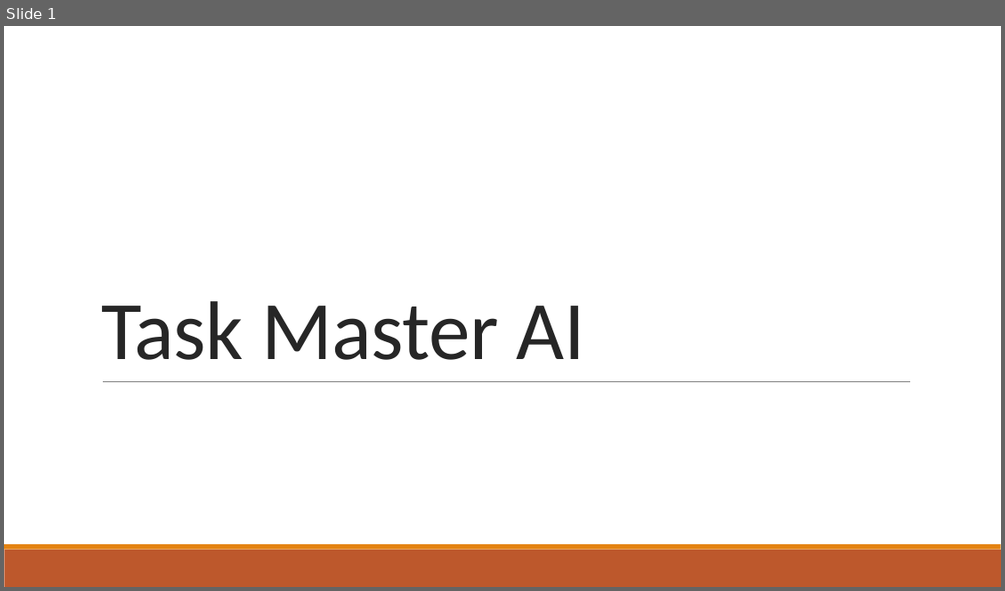
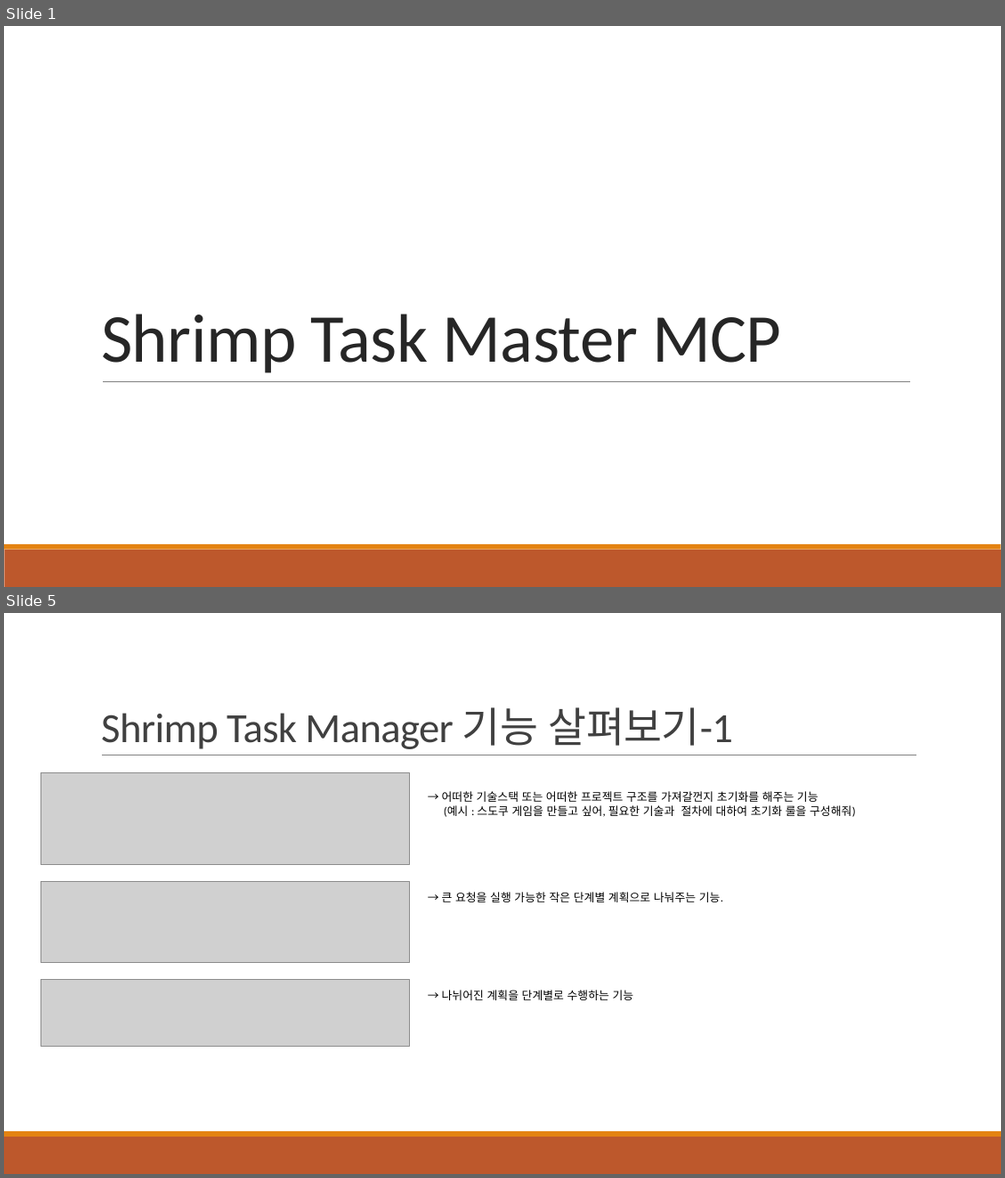
Before and after one commit to khb3025/study-claude-code, a slide deck: PPT정리/28. Shrimp Task Master AI.pptx. Shown one above the other, each under a label of ours: slide 1 before the commit, slides 1 and 5 after it; the slides between them are not shown. The pictures are 1005x591 and 1005x1178 pixels, drawn with LibreOffice and Linux fonts; fonts in the diff are those of the drawing; grey boxes stand for pictures. Boxes give left, top, right and bottom in pixels: in the first picture for what was removed or moved away, otherwise in the second. Text is boxed around its words. In the diff, an @@ line names an element or a change of style, - is before the commit and + after.

Commit message:
shrimp Task Manager PPT 정리

```diff
--- a/PPT정리/28. Shrimp Task Master AI.pptx
+++ b/PPT정리/28. Shrimp Task Master AI.pptx
@@ slide 5 added at (4,613,1001,1174), background #FFFFFF; not listed: 2 template elements that a slide beside it also shows @@
@@ title added at (101,707,733,749), 40 pt, text #404040 @@
+Shrimp Task Manager 기능 살펴보기-1
@@ line added from (102, 755) to (917, 755), #808080 0.5 pt @@
@@ picture added at (41,773,409,864) @@
@@ text added at (442,791,856,817), 11 pt, text #000000 @@
+→ 어떠한 기술스택 또는 어떠한 프로젝트 구조를 가져갈껀지 초기화를 해주는 기능
+(예시 : 스도쿠 게임을 만들고 싶어, 필요한 기술과 절차에 대하여 초기화 룰을 구성해줘)
@@ picture added at (41,882,409,962) @@
@@ text added at (442,892,723,902), 11 pt, text #000000 @@
+→ 큰 요청을 실행 가능한 작은 단계별 계획으로 나눠주는 기능.
@@ picture added at (41,980,409,1046) @@
@@ text added at (442,989,634,1000), 11 pt, text #000000 @@
+→ 나뉘어진 계획을 단계별로 수행하는 기능
@@ slide 1 changed as well @@
@@ title at (101,313,781,373): text changed; size 80 to 66 pt @@
-Task Master AI
+Shrimp Task Master MCP
```
Also in this commit, not shown: 15 other slides added, 3 slides removed, 4 other files.
